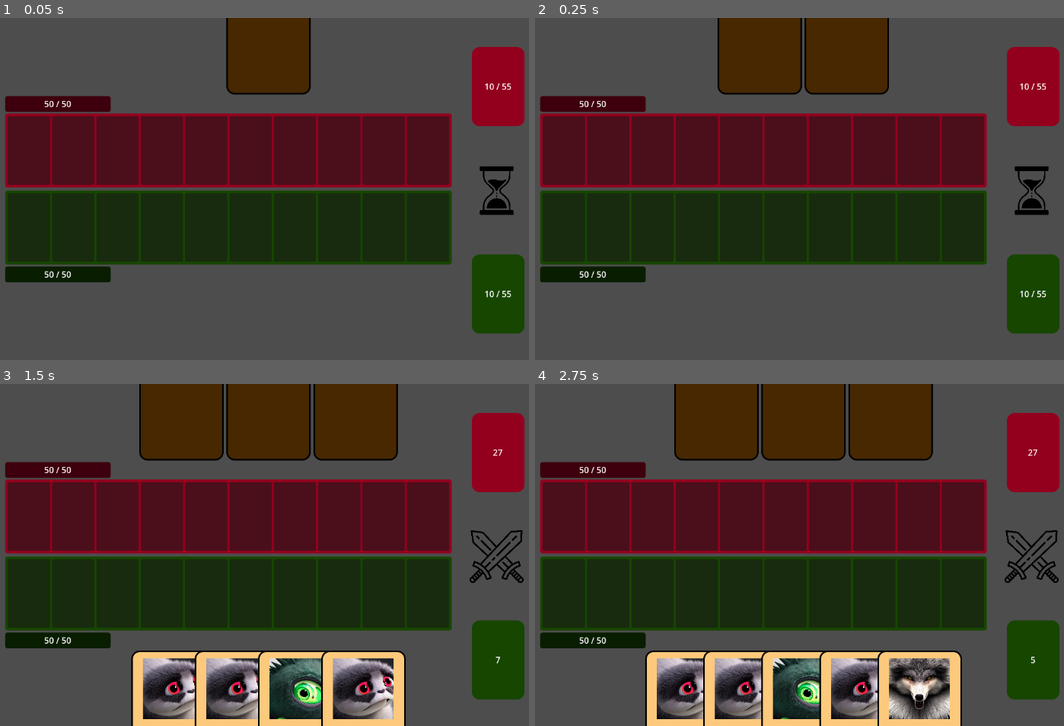
Above: before the commit, frames 1-4 (two rows, left to right).
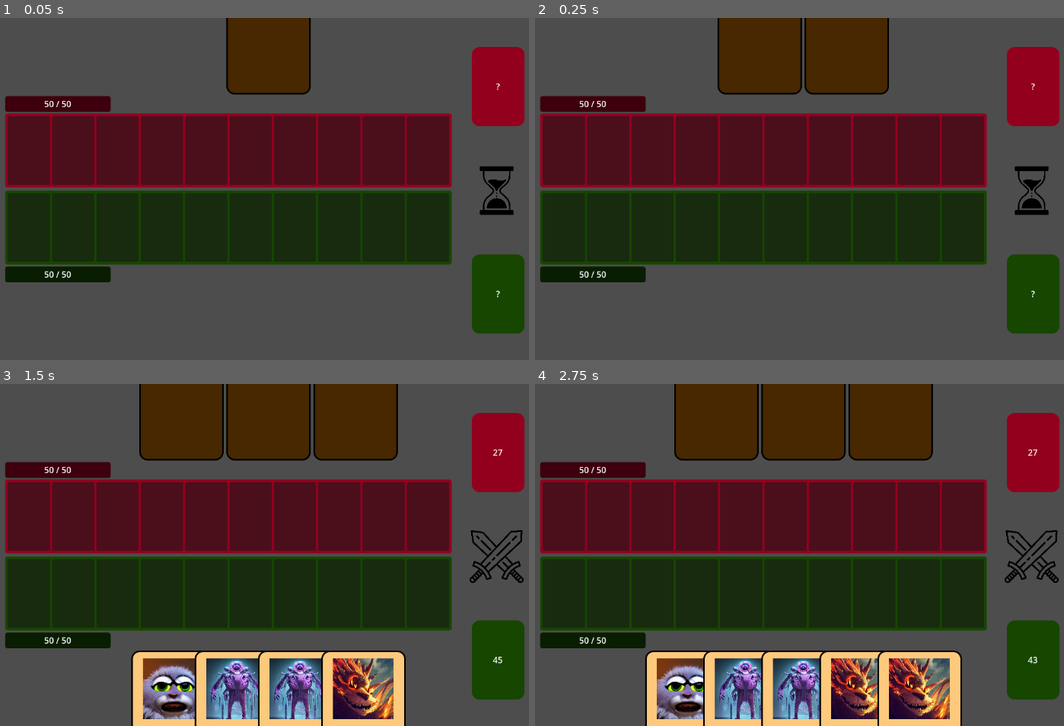
Above: after the commit, the same moments.

Repository: jamklex/first_game
Game: Godot game, scene res://scenes/gameboard/_main.tscn
Two runs of this game, one before a commit and one after it. Both use one fixed random seed, a clock stepped at 60 frames per second and the inputs below. This scene is started directly instead of the project's main scene.
Inputs (mouse positions are in pixels of both pictures, inside the frame that each line leads up to):
- Up to frame 1 (0.05 s): no input
- Up to frame 2 (0.25 s): no input
- Up to frame 3 (1.5 s): move the mouse to (402, 537) at 0.52 s; click (402, 537) at 0.67 s; move the mouse to (148, 572) at 1.27 s; click (148, 572) at 1.42 s
- Up to frame 4 (2.75 s): tap Enter at 2 s; move the mouse to (862, 479) at 2.02 s; click (862, 479) at 2.17 s

The runs differ from the first frame. In frame 1, 0.1% of the frame differs, in the area x 91-97%, y 19-82%; in frame 2, 0.1%; in frame 3, 7.0%; in frame 4, 8.1%, in the area x 23-95%, y 79-98%.

Commit message:
Neue Monster sind awesome aber hässlich

Diff:
--- a/Deck_Defense/data/cards/cards.json
+++ b/Deck_Defense/data/cards/cards.json
@@ -12,28 +12,32 @@
 		"image": "res://data/cards/images/2.png",
 		"atk": 17,
 		"hp": 14,
-		"max_owned": 3
+		"max_owned": 3,
+		"soldier_left": true
 	},
 	{
 		"id": 3,
 		"image": "res://data/cards/images/3.png",
 		"atk": 9,
 		"hp": 7,
-		"max_owned": 3
+		"max_owned": 3,
+		"soldier_right": true
 	},
 	{
 		"id": 4,
 		"image": "res://data/cards/images/4.png",
 		"atk": 6,
 		"hp": 9,
-		"max_owned": 3
+		"max_owned": 3,
+		"flexer_left": true
 	},
 	{
 		"id": 5,
 		"image": "res://data/cards/images/5.png",
 		"atk": 16,
 		"hp": 6,
-		"max_owned": 3
+		"max_owned": 3,
+		"flexer_right": true
 	},
 	{
 		"id": 6,
--- a/Deck_Defense/data/player.json
+++ b/Deck_Defense/data/player.json
@@ -86,11 +86,31 @@
 			"active": true,
 			"cards": [
 				{
-					"amount": 1,
+					"amount": 3,
 					"id": 1
 				},
 				{
-					"amount": 1,
+					"amount": 2,
+					"id": 6
+				},
+				{
+					"amount": 2,
+					"id": 7
+				},
+				{
+					"amount": 2,
+					"id": 8
+				},
+				{
+					"amount": 2,
+					"id": 9
+				},
+				{
+					"amount": 2,
+					"id": 10
+				},
+				{
+					"amount": 3,
 					"id": 2
 				},
 				{
@@ -98,24 +118,52 @@
 					"id": 3
 				},
 				{
-					"amount": 1,
+					"amount": 3,
 					"id": 4
 				},
 				{
-					"amount": 1,
-					"id": 7
-				},
-				{
-					"amount": 1,
-					"id": 8
-				},
-				{
-					"amount": 1,
+					"amount": 2,
+					"id": 5
+				},
+				{
+					"amount": 3,
+					"id": 11
+				},
+				{
+					"amount": 3,
+					"id": 12
+				},
+				{
+					"amount": 3,
+					"id": 13
+				},
+				{
+					"amount": 3,
+					"id": 14
+				},
+				{
+					"amount": 3,
 					"id": 15
 				},
 				{
-					"amount": 1,
+					"amount": 3,
 					"id": 16
+				},
+				{
+					"amount": 1,
+					"id": 18
+				},
+				{
+					"amount": 1,
+					"id": 19
+				},
+				{
+					"amount": 1,
+					"id": 20
+				},
+				{
+					"amount": 3,
+					"id": 17
 				}
 			],
 			"name": "Mein geiles Deck"
@@ -128,6 +176,10 @@
 					"id": 3
 				},
 				{
+					"amount": 1,
+					"id": 4
+				},
+				{
 					"amount": 2,
 					"id": 7
 				},
@@ -144,20 +196,8 @@
 					"id": 12
 				},
 				{
-					"amount": 2,
+					"amount": 1,
 					"id": 13
-				},
-				{
-					"amount": 1,
-					"id": 19
-				},
-				{
-					"amount": 1,
-					"id": 20
-				},
-				{
-					"amount": 1,
-					"id": 4
 				}
 			],
 			"name": "sadjasdjdsaj"
--- a/Deck_Defense/scenes/gameboard/prefabs/cardsLeft.tscn
+++ b/Deck_Defense/scenes/gameboard/prefabs/cardsLeft.tscn
@@ -10,6 +10,6 @@
 layout_mode = 0
 offset_right = 40.0
 offset_bottom = 14.0
-text = "10 / 55"
+text = "?"
 horizontal_alignment = 1
 vertical_alignment = 1
--- a/Deck_Defense/scenes/gameboard/scripts/logic.gd
+++ b/Deck_Defense/scenes/gameboard/scripts/logic.gd
@@ -23,12 +23,12 @@
 
 var rng:RandomNumberGenerator = GameboardProperties.rng
 
-var max_card_space_spots = 10;
 var selected_action_card = -1
 var current_cycle
 var bump_factor = 100;
 
 func _ready():
+	get_tree().set_auto_accept_quit(true)
 	initialize_game()
 
 func initialize_game():
@@ -89,6 +89,7 @@
 		GameboardUtil.set_visibility(get_node(WAIT_WHILE_FIGHT), false)
 		GameboardUtil.set_visibility(get_node(ATTACK_PLAYER), true)
 		GameboardUtil.set_visibility(get_node(BLOCK_PLAYER), false)
+		GameboardUtil.apply_card_effects(get_node(player_card_space))
 		await place_cards_in_hand(get_node(player_hand), GameboardProperties.cards_per_turn, GameboardProperties.player_deck, GameboardProperties.player_initial, true)
 		reset_hand_card_focus()
 		current_cycle = TURN_CYCLE.MY_TURN
@@ -99,6 +100,7 @@
 		GameboardUtil.set_visibility(get_node(WAIT_WHILE_FIGHT), true)
 		GameboardUtil.set_visibility(get_node(ATTACK_PLAYER), false)
 		GameboardUtil.set_visibility(get_node(BLOCK_PLAYER), false)
+		GameboardUtil.apply_card_effects(get_node(enemy_card_space))
 		await place_cards_in_hand(get_node(enemy_hand), GameboardProperties.cards_per_turn, GameboardProperties.enemy_deck, GameboardProperties.enemy_initial, false)
 		reset_hand_card_focus()
 		await get_tree().create_timer(ENEMY_THINKING_TIME).timeout
@@ -107,8 +109,8 @@
 func enemy_move():
 	var enemyHandCards = get_node(enemy_hand).get_child_count()
 	var free_spots = GameboardUtil.get_free_spots(get_node(enemy_card_space))
-	var will_attack = rng.randi_range(1,max_card_space_spots) > free_spots.size()
-	if will_attack or (enemyHandCards == 0 and free_spots.size() < max_card_space_spots):
+	var will_attack = rng.randi_range(1,GameboardProperties.max_card_space_spots) > free_spots.size()
+	if will_attack or (enemyHandCards == 0 and free_spots.size() < GameboardProperties.max_card_space_spots):
 		var player_cards = GameboardUtil.cards_ltr_in(get_node(player_card_space))
 		var enemy_cards = GameboardUtil.cards_ltr_in(get_node(enemy_card_space))
 		var new_hp = max(0, GameboardProperties.playerCurrentHp - await GameboardUtil.attack(enemy_cards, player_cards))
--- a/Deck_Defense/scenes/gameboard/scripts/properties.gd
+++ b/Deck_Defense/scenes/gameboard/scripts/properties.gd
@@ -19,6 +19,7 @@
 var max_hand_cards = 5;
 var initial_hand_cards = 3;
 var cards_per_turn = 3;
+var max_card_space_spots = 10;
 
 var CardProperties = preload("res://shared/card/scripts/properties.gd")
 
--- a/Deck_Defense/scenes/gameboard/scripts/util.gd
+++ b/Deck_Defense/scenes/gameboard/scripts/util.gd
@@ -22,8 +22,15 @@
 		card.pivot_offset = Vector2(0, 10)
 		hand_node.remove_child(hand_node.get_child(from))
 		adjust_separation(hand_node)
+		apply_card_effects(card_spots)
 		return true
 	return false
+
+func apply_card_effects(card_spots: HBoxContainer):
+	for spot in card_spots.get_children():
+		if spot.get_child_count() > 0:
+			var card = (spot.get_child(0) as Card)
+			card.apply_effects(card_spots, spot.get_index())
 
 func create_visible_instance(card, for_player):
 	var base_card = enemy_card
--- a/Deck_Defense/shared/card/front.tscn
+++ b/Deck_Defense/shared/card/front.tscn
@@ -1,11 +1,14 @@
-[gd_scene load_steps=13 format=3 uid="uid://cf1km1wp18aim"]
+[gd_scene load_steps=18 format=3 uid="uid://cf1km1wp18aim"]
 
 [ext_resource type="Script" path="res://shared/card/scripts/card.gd" id="1_3i4m2"]
-[ext_resource type="Texture2D" uid="uid://htrvehxqn0qo" path="res://shared/card/images/dar.png" id="2_adqpx"]
-[ext_resource type="Texture2D" uid="uid://d2fwul4wpuruw" path="res://data/cards/images/placeholder.png" id="3_yalfj"]
+[ext_resource type="Texture2D" uid="uid://cvitf3ym1dqgc" path="res://shared/card/images/dar.png" id="2_adqpx"]
+[ext_resource type="Texture2D" uid="uid://dglnpkdxa77df" path="res://data/cards/type-frames/multi-attack.png" id="2_px8g5"]
+[ext_resource type="Texture2D" uid="uid://ccxpdlui0oyyq" path="res://data/cards/type-frames/soldier-left.png" id="3_qmo2m"]
+[ext_resource type="Texture2D" uid="uid://bos36tmmimwtn" path="res://data/cards/images/placeholder.png" id="3_yalfj"]
 [ext_resource type="PackedScene" uid="uid://bnqlb5xu4p5m" path="res://shared/card/prefabs/VirusNode.tscn" id="4_jnkyy"]
-[ext_resource type="Texture2D" uid="uid://s3olrd53k6fn" path="res://shared/card/images/hp.png" id="5_ymmfd"]
-[ext_resource type="Texture2D" uid="uid://b2dkujvlwqkmb" path="res://shared/card/images/atk.png" id="6_3c03p"]
+[ext_resource type="Texture2D" uid="uid://bnbu46fngsu14" path="res://data/cards/type-frames/flexer-left.png" id="5_vkb8n"]
+[ext_resource type="Texture2D" uid="uid://dq3sw27kkx3rl" path="res://shared/card/images/hp.png" id="5_ymmfd"]
+[ext_resource type="Texture2D" uid="uid://c2e84jpy12psd" path="res://shared/card/images/atk.png" id="6_3c03p"]
 
 [sub_resource type="StyleBoxFlat" id="StyleBoxFlat_yaee3"]
 bg_color = Color(0.992157, 0.788235, 0.486275, 1)
@@ -19,14 +22,28 @@
 corner_radius_bottom_right = 15
 corner_radius_bottom_left = 15
 
-[sub_resource type="StyleBoxFlat" id="StyleBoxFlat_usscq"]
-draw_center = false
-border_width_left = 10
-border_width_top = 10
-border_width_right = 10
-border_width_bottom = 10
-border_color = Color(0.192157, 0.572549, 0.470588, 1)
-border_blend = true
+[sub_resource type="StyleBoxFlat" id="StyleBoxFlat_ex1yi"]
+draw_center = false
+
+[sub_resource type="StyleBoxFlat" id="StyleBoxFlat_5tlcp"]
+bg_color = Color(0.866667, 0.952941, 0.729412, 1)
+border_width_left = 3
+border_width_top = 3
+border_width_right = 3
+border_width_bottom = 3
+border_color = Color(0, 0, 0, 1)
+corner_radius_top_left = 15
+corner_radius_top_right = 15
+corner_radius_bottom_right = 15
+corner_radius_bottom_left = 15
+
+[sub_resource type="StyleBoxFlat" id="StyleBoxFlat_qj4an"]
+bg_color = Color(0.996078, 0.811765, 0.862745, 1)
+border_width_left = 3
+border_width_top = 3
+border_width_right = 3
+border_width_bottom = 3
+border_color = Color(0, 0, 0, 1)
 corner_radius_top_left = 15
 corner_radius_top_right = 15
 corner_radius_bottom_right = 15
@@ -69,7 +86,37 @@
 offset_right = 160.0
 offset_bottom = 240.0
 mouse_filter = 2
-theme_override_styles/panel = SubResource("StyleBoxFlat_usscq")
+theme_override_styles/panel = SubResource("StyleBoxFlat_ex1yi")
+
+[node name="Image" type="Sprite2D" parent="MultiAttack"]
+texture = ExtResource("2_px8g5")
+centered = false
+
+[node name="Soldier" type="Panel" parent="."]
+visible = false
+custom_minimum_size = Vector2(160, 240)
+layout_mode = 0
+offset_right = 40.0
+offset_bottom = 40.0
+mouse_filter = 2
+theme_override_styles/panel = SubResource("StyleBoxFlat_5tlcp")
+
+[node name="Left" type="Sprite2D" parent="Soldier"]
+texture = ExtResource("3_qmo2m")
+centered = false
+
+[node name="Flexer" type="Panel" parent="."]
+visible = false
+custom_minimum_size = Vector2(160, 240)
+layout_mode = 0
+offset_right = 40.0
+offset_bottom = 40.0
+mouse_filter = 2
+theme_override_styles/panel = SubResource("StyleBoxFlat_qj4an")
+
+[node name="Left" type="Sprite2D" parent="Flexer"]
+texture = ExtResource("5_vkb8n")
+centered = false
 
 [node name="VirusFrame" type="Panel" parent="."]
 visible = false
--- a/Deck_Defense/shared/card/scripts/card.gd
+++ b/Deck_Defense/shared/card/scripts/card.gd
@@ -19,3 +19,6 @@
 	properties = CardProperties.of(id)
 	properties.link_node(self)
 	properties.reload_data()
+
+func apply_effects(my_container: HBoxContainer, my_position):
+	properties.apply_effects(my_container, my_position)
--- a/Deck_Defense/shared/card/scripts/properties.gd
+++ b/Deck_Defense/shared/card/scripts/properties.gd
@@ -9,6 +9,10 @@
 const hp_label = "Layout/Bottom/HP/Value"
 const atk_label = "Layout/Bottom/ATK/Value"
 const multi_attack_panel = "MultiAttack"
+const soldier_panel = "Soldier"
+const soldier_left_image = "Soldier/Left"
+const flexer_panel = "Flexer"
+const flexer_left_image = "Flexer/Left"
 const virus_panel = "VirusFrame"
 const boosted_color = Color("#1e9a12")
 const damaged_color = Color("#bb0c0e")
@@ -24,12 +28,33 @@
 var node
 var type_id
 var multi_attack = false
+var soldier_left = false
+var soldier_right = false
+var flexer_left = false
+var flexer_right = false
 var max_owned = 3
 
 static func of(id):
 	var properties = preload("res://shared/card/scripts/properties.gd").new()
 	properties.load_data(id)
 	return properties
+
+func initialize(init_hp, init_atk):
+	base_hp = init_hp
+	set_hp(init_hp)
+	base_atk = init_atk
+	set_atk(init_atk)
+
+func set_hp(new_hp):
+	hp = new_hp
+	update_label(hp_label, hp, base_hp)
+
+func set_atk(new_atk):
+	atk = new_atk
+	update_label(atk_label, atk, base_atk)
+
+func link_node(link):
+	node = link
 
 func load_data(id):
 	type_id = id
@@ -45,16 +70,54 @@
 	initialize(card_prop_dict["hp"], card_prop_dict["atk"])
 	if card_prop_dict.has("multi_attack"):
 		multi_attack = card_prop_dict["multi_attack"]
+	if card_prop_dict.has("soldier_left"):
+		soldier_left = card_prop_dict["soldier_left"]
+	if card_prop_dict.has("soldier_right"):
+		soldier_right = card_prop_dict["soldier_right"]
+	if card_prop_dict.has("flexer_left"):
+		flexer_left = card_prop_dict["flexer_left"]
+	if card_prop_dict.has("flexer_right"):
+		flexer_right = card_prop_dict["flexer_right"]
 	reload_data()
 
-func initialize(init_hp, init_atk):
-	base_hp = init_hp
-	set_hp(init_hp)
-	base_atk = init_atk
-	set_atk(init_atk)
+func apply_effects(my_container: HBoxContainer, my_position):
+	if my_position > 0:
+		var neighbour = my_container.get_child(my_position-1)
+		if neighbour.get_child_count() > 0:
+			apply_effects_from_left(neighbour.get_child(0).properties as CardProperties)
+		else:
+			retract_effects_from_left()
+	if my_position < GameboardProperties.max_card_space_spots - 1:
+		var neighbour = my_container.get_child(my_position+1)
+		if neighbour.get_child_count() > 0:
+			apply_effects_from_right(neighbour.get_child(0).properties as CardProperties)
+		else:
+			retract_effects_from_right()
+	reload_data()
 
-func link_node(link):
-	node = link
+func apply_effects_from_left(left_props):
+	if soldier_left:
+		set_atk(min(atk, base_atk) + min(left_props.atk, left_props.base_atk))
+	if flexer_left:
+		set_hp(min(hp, base_hp) + min(left_props.hp, left_props.base_hp))
+
+func retract_effects_from_left():
+	if soldier_left:
+		set_atk(min(atk, base_atk))
+	if flexer_left:
+		set_hp(min(hp, base_hp))
+
+func apply_effects_from_right(right_props):
+	if soldier_right:
+		set_atk(base_atk + right_props.base_atk)
+	if flexer_right:
+		set_hp(base_hp + right_props.base_hp)
+
+func retract_effects_from_right():
+	if soldier_right:
+		set_atk(min(atk, base_atk))
+	if flexer_right:
+		set_hp(min(hp, base_hp))
 
 func reload_data():
 	if node != null:
@@ -62,17 +125,20 @@
 		update_label(atk_label, atk, base_atk)
 		if multi_attack:
 			make_visible(multi_attack_panel)
+		if soldier_left:
+			make_visible(soldier_panel)
+		if soldier_right:
+			make_visible(soldier_panel)
+			flip_image(soldier_left_image)
+		if flexer_left:
+			make_visible(flexer_panel)
+		if flexer_right:
+			make_visible(flexer_panel)
+			flip_image(flexer_left_image)
 		var sprite = node.get_node(image)
 		if sprite != null and face != null:
 			sprite.texture = load(face)
 
-func set_hp(new_hp):
-	hp = new_hp
-	update_label(hp_label, hp, base_hp)
-
-func set_atk(new_atk):
-	atk = new_atk
-	update_label(atk_label, atk, base_atk)
 
 func update_label(path, value, base_value):
 	if node == null:
@@ -91,7 +157,15 @@
 func make_visible(path):
 	if node == null:
 		return
-	var panel = node.get_node(path) as Panel
+	var panel = node.get_node(path)
 	if panel == null:
 		return
 	panel.visible = true
+
+func flip_image(path):
+	if node == null:
+		return
+	var panel = node.get_node(path)
+	if panel == null:
+		return
+	panel.flip_h = true
Binary file added: Deck_Defense/data/cards/type-frames/flexer-left.png
Binary file added: Deck_Defense/data/cards/type-frames/multi-attack.png
Binary file added: Deck_Defense/data/cards/type-frames/soldier-left.png
